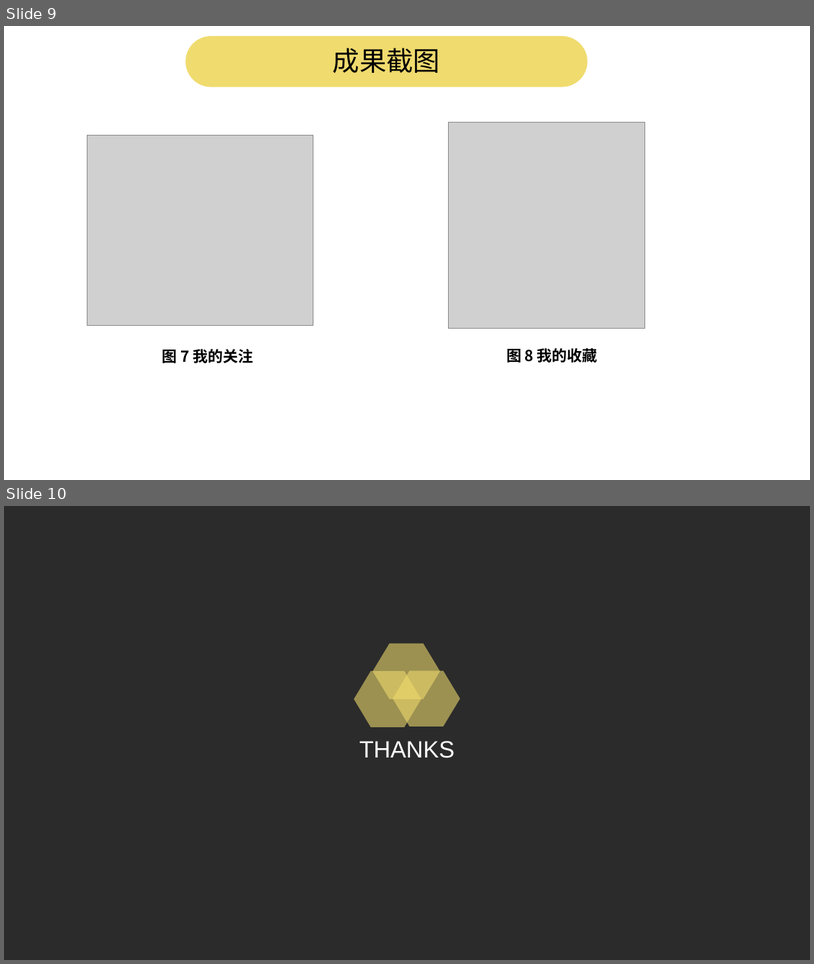
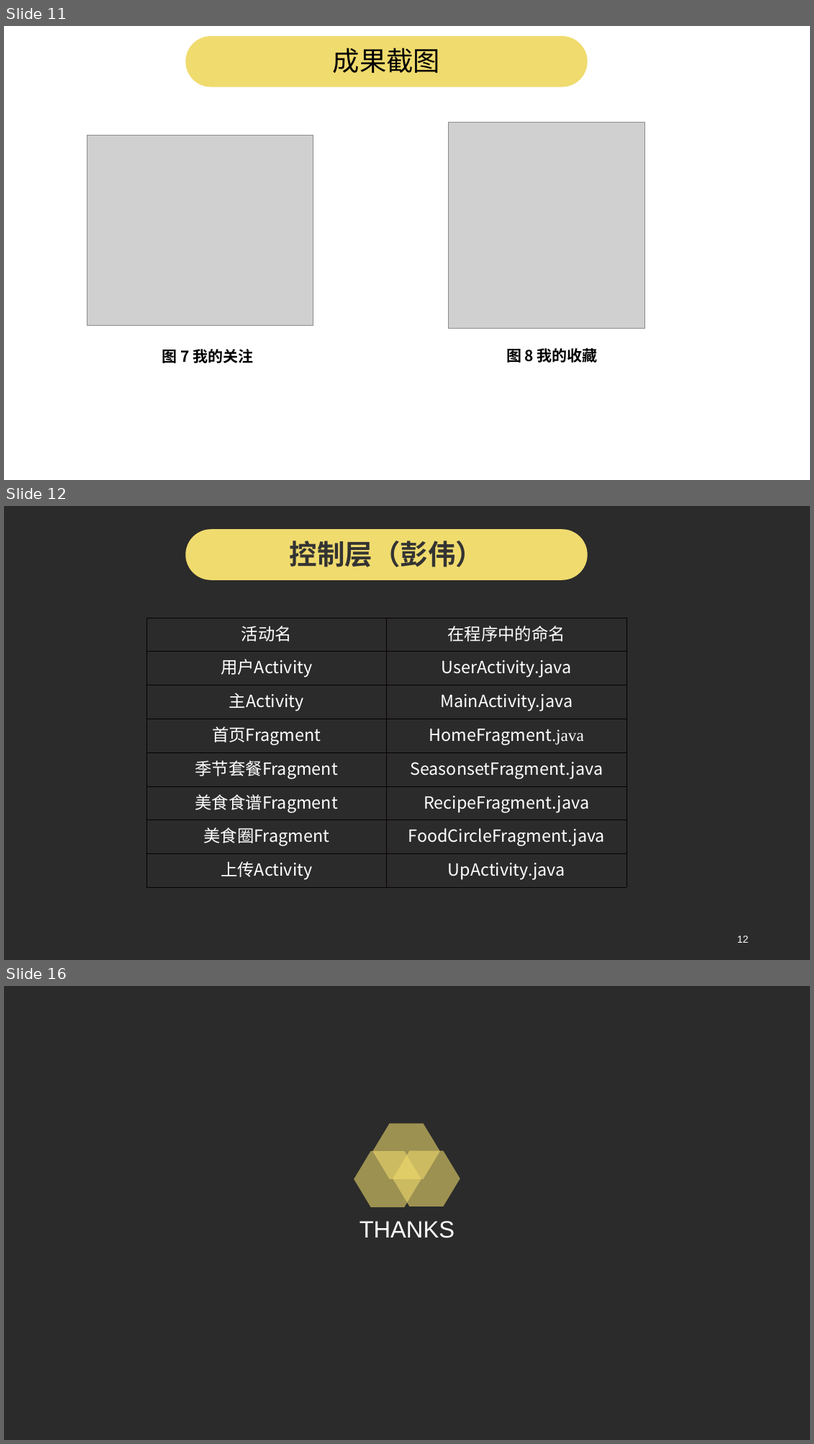
Before and after one commit to pwalan/Food_of_World, a slide deck: 实验报告/面向领域实践1成果汇报.ppt. Shown one above the other, each under a label of ours: slides 9 and 10 before the commit, slides 11, 12 and 16 after it; the slides between them are not shown. The pictures are 814x964 and 814x1444 pixels, drawn with LibreOffice and Linux fonts; fonts in the diff are those of the drawing; grey boxes stand for pictures; background and template pictures are left out; a plain dark background stands for a picture behind light text. Boxes give left, top, right and bottom in pixels: in the first picture for what was removed or moved away, otherwise in the second. Text is boxed around its words. In the diff, an @@ line names an element or a change of style, - is before the commit and + after.

```diff
--- a/实验报告/面向领域实践1成果汇报.ppt
+++ b/实验报告/面向领域实践1成果汇报.ppt
@@ slide 12 added at (x1=4, y1=506, x2=810, y2=960), background picture (left out) @@
@@ rounded rectangle added at (x1=185, y1=529, x2=587, y2=579), fill #F0DB6E, 33 pt, text #333333, bold @@
+控制层（彭伟）
@@ table added at (x1=147, y1=617, x2=627, y2=887), 8 rows, 2 columns @@
+活动名 | 在程序中的命名
+用户Activity | UserActivity.java
+主Activity | MainActivity.java
+首页Fragment | HomeFragment.java
+季节套餐Fragment | SeasonsetFragment.java
+美食食谱Fragment | RecipeFragment.java
+美食圈Fragment | FoodCircleFragment.java
+上传Activity | UpActivity.java
@@ page number added at (x1=738, y1=935, x2=749, y2=942), 12 pt, text #FFFFFF @@
+12
@@ what was slide 9 is now slide 11 @@
@@ what was slide 10 is now slide 16 @@
```
Also in this commit, not shown: 5 other slides added, 6 other files.
